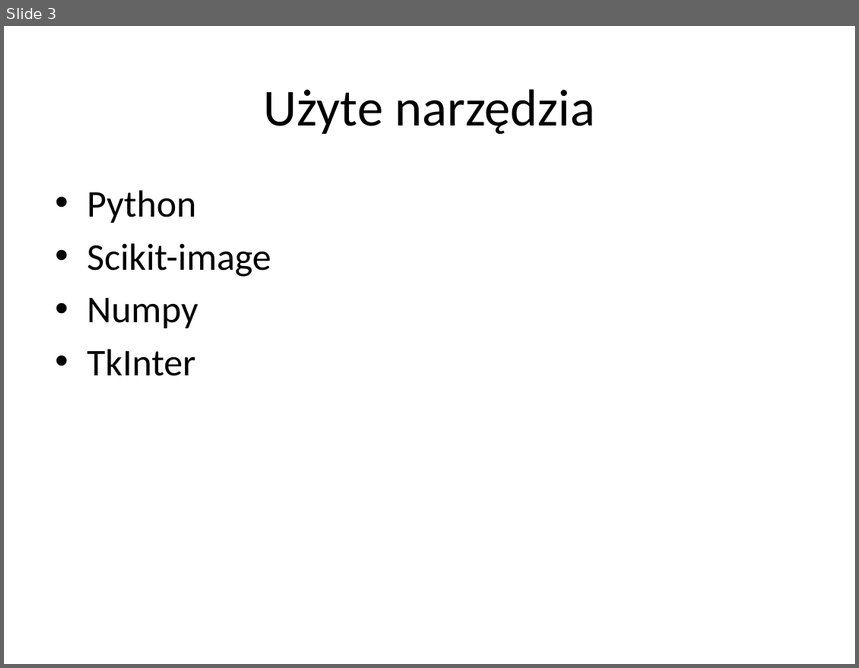
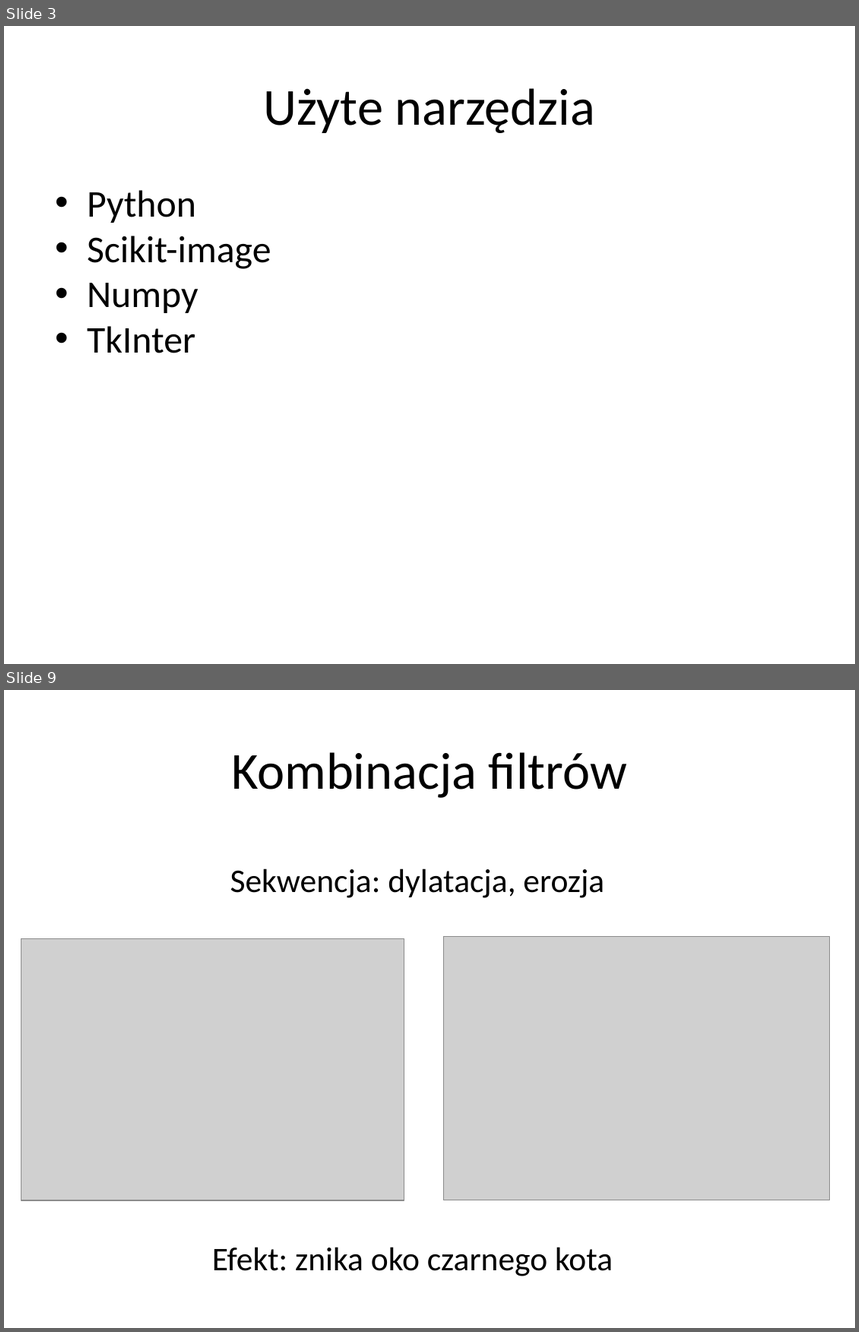
Before and after one commit to elkade/images-processor, a slide deck: doc/PPO_Prezentacja.pptx. Shown one above the other, each under a label of ours: slide 3 before the commit, slides 3 and 9 after it; the slides between them are not shown. The pictures are 859x668 and 859x1332 pixels, drawn with LibreOffice and Linux fonts; fonts in the diff are those of the drawing; grey boxes stand for pictures. Boxes give left, top, right and bottom in pixels: in the first picture for what was removed or moved away, otherwise in the second. Text is boxed around its words. In the diff, an @@ line names an element or a change of style, - is before the commit and + after.

```diff
--- a/doc/PPO_Prezentacja.pptx
+++ b/doc/PPO_Prezentacja.pptx
@@ slide 9 added at <box>4,690,855,1328</box>, background #FFFFFF @@
@@ text added at <box>231,752,627,798</box>, 44 pt, text #000000 @@
+Kombinacja filtrów
@@ text added at <box>230,869,604,898</box>, 28 pt, text #000000 @@
+Sekwencja: dylatacja, erozja
@@ picture added at <box>21,939,404,1201</box> @@
@@ picture added at <box>444,937,829,1201</box> @@
@@ text added at <box>212,1247,613,1277</box>, 28 pt, text #000000 @@
+Efekt: znika oko czarnego kota
@@ slide 3 changed as well @@
@@ text "Python" at <box>87,190,271,354</box>: indent changed; less space between paragraphs @@
```
Also in this commit, not shown: 2 other slides changed, 6 other slides added, 1 slide removed, 2 other files.
